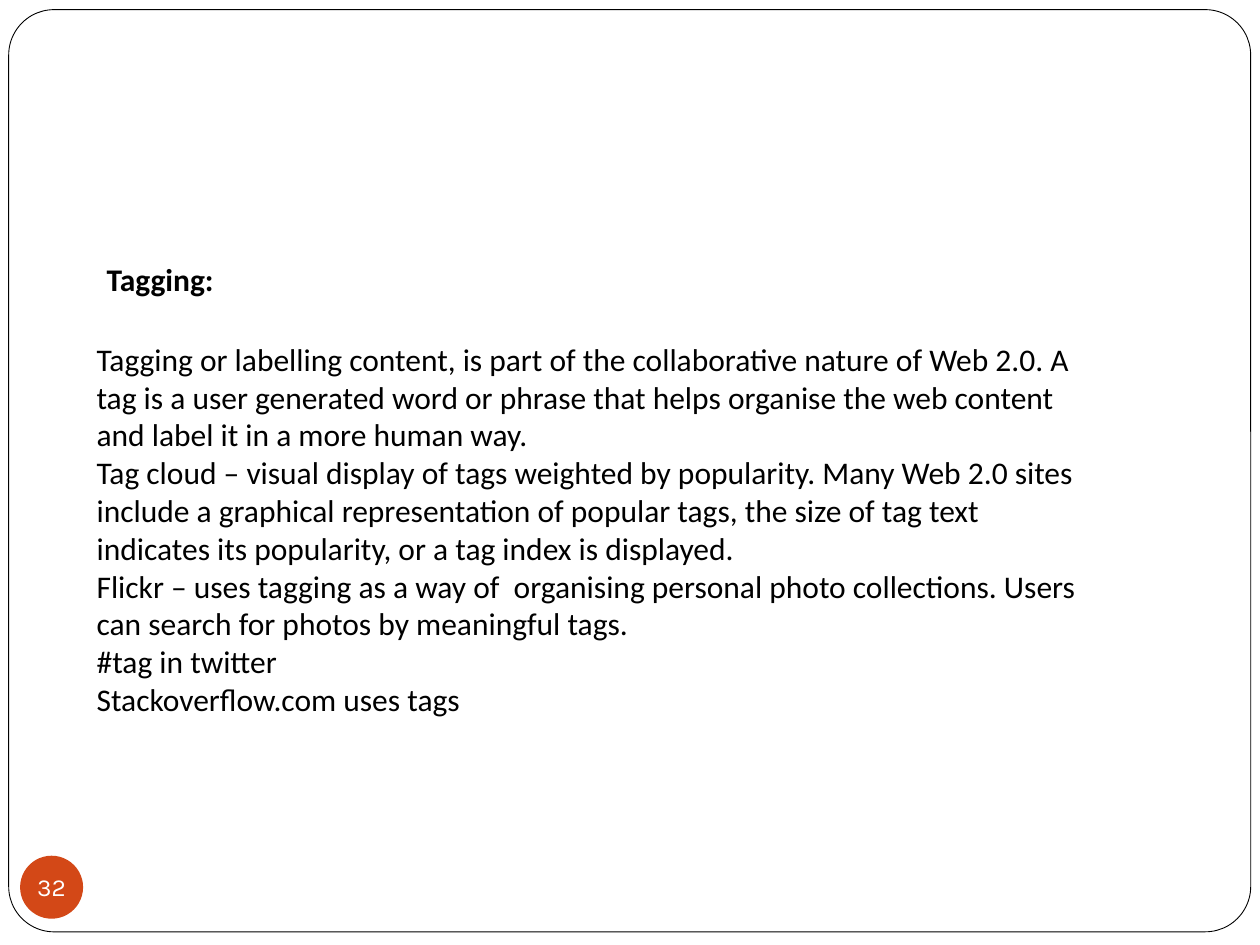
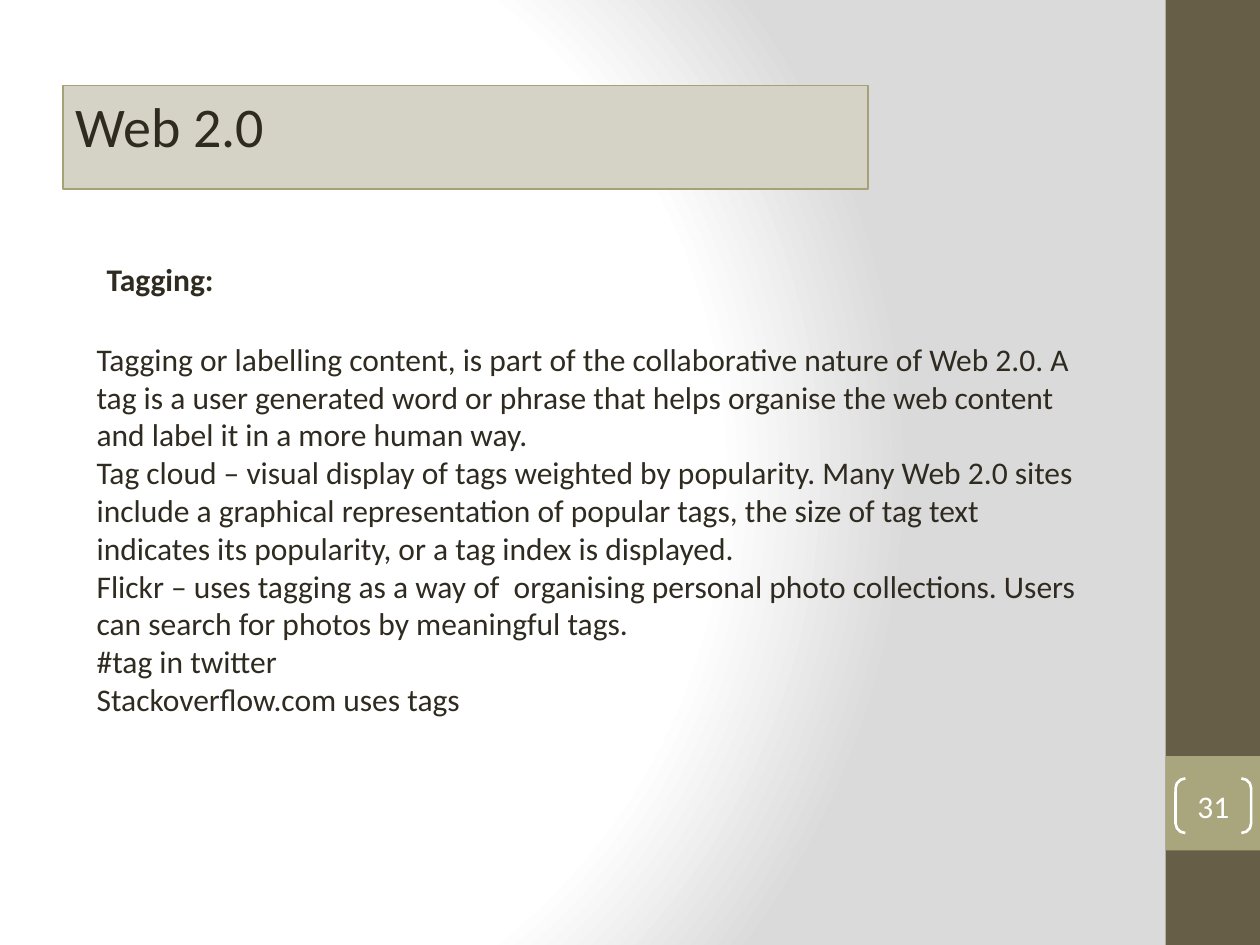
Before and after one commit to MetaInformation/MetaInformation.github.io, a slide deck: slide 31 of topic01/talk-1/1_introduction.pptx (slide 32 before the commit). Drawn at 1260x945 pixels with LibreOffice and Linux fonts; fonts in the diff are those of the drawing; background and template pictures are left out. Boxes give left, top, right and bottom in pixels: in the first picture for what was removed or moved away, otherwise in the second. Text is boxed around its words. In the diff, an @@ line names an element or a change of style, - is before the commit and + after.

```diff
--- a/topic01/talk-1/1_introduction.pptx
+++ b/topic01/talk-1/1_introduction.pptx
@@ background #FFFFFF to gradient #FFFFFF to #DADADA @@
@@ rounded rectangle removed at (x1=9, y1=10, x2=1251, y2=932) @@
@@ rectangle added at (x1=1166, y1=0, x2=1260, y2=945), fill #675E47 @@
@@ rectangle added at (x1=63, y1=86, x2=868, y2=189), fill #D5D4C5, outline #A6A278 1 pt, 32 pt, text #2F2B20 @@
+Web 2.0
@@ text "Tagging:" at (x1=107, y1=269, x2=214, y2=297): text colour #000000 to #2F2B20 @@
@@ text "Tagging or labelling content, is ..." at (x1=97, y1=349, x2=1075, y2=717): text colour #000000 to #2F2B20 @@
@@ rectangle added at (x1=1166, y1=756, x2=1260, y2=850), fill #A9A57C @@
@@ page number added at (x1=1176, y1=779, x2=1251, y2=833), outline #FFFFFF 1.5 pt, 18 pt, text #FFFFFF @@
+31
@@ page number removed at (x1=20, y1=856, x2=83, y2=919) @@
-32
```
Also in this commit, not shown: 36 other slides changed, 2 slides added, 3 slides removed, 1 other file.
